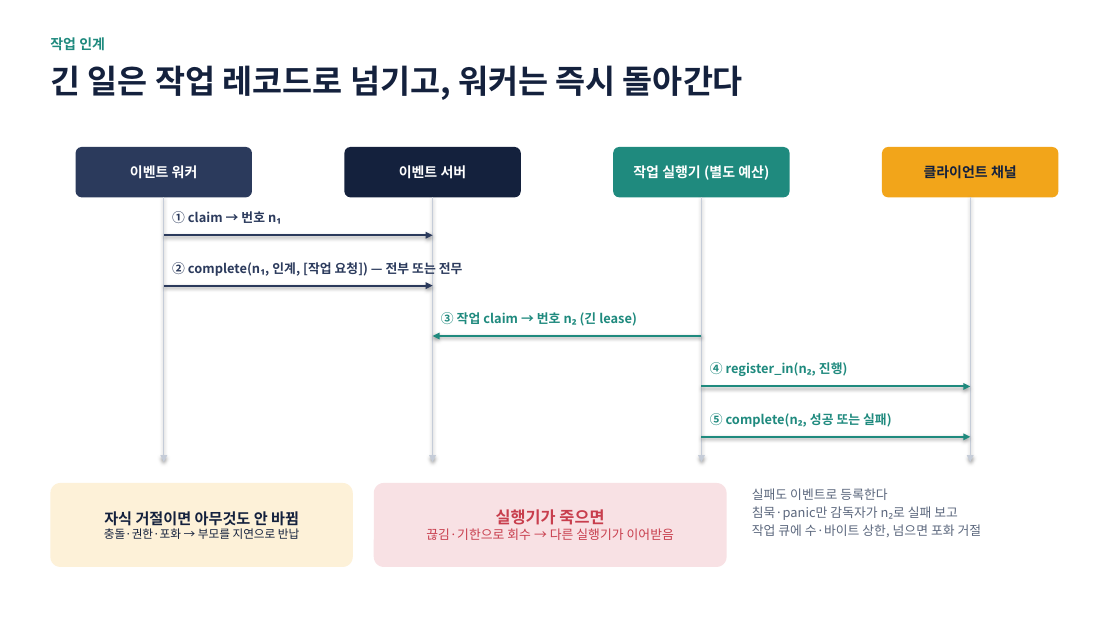
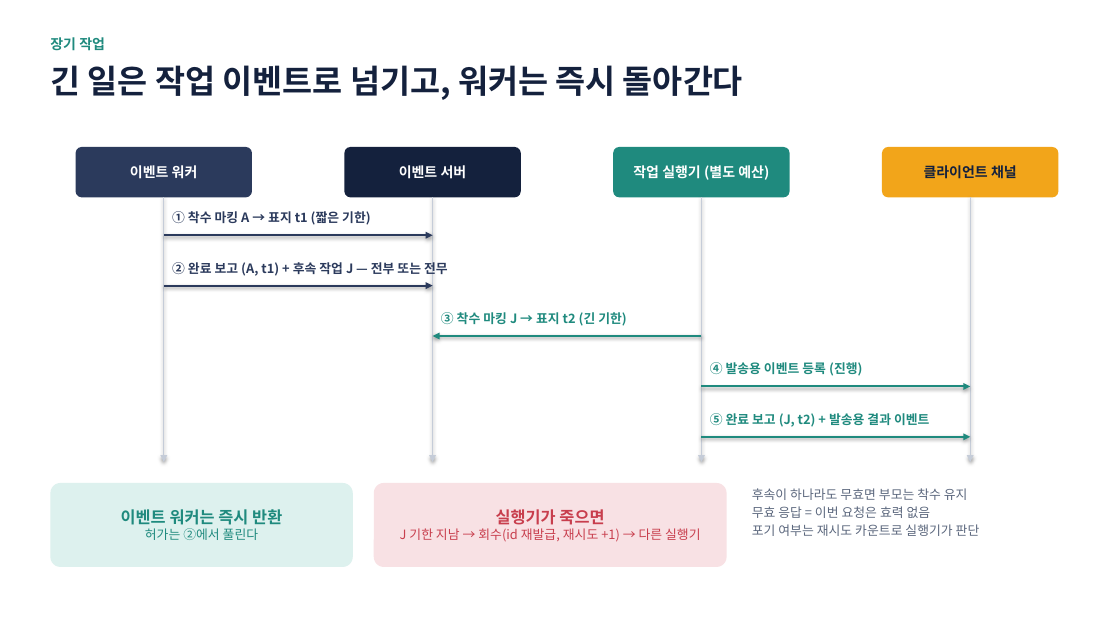
Before and after one commit to hikaMaeng/ruvent, a slide deck: slide 13 of docs/proposals/event-server-redesign.pptx. Drawn at 1120x630 pixels with LibreOffice and Linux fonts; fonts in the diff are those of the drawing. Boxes give left, top, right and bottom in pixels: in the first picture for what was removed or moved away, otherwise in the second. Text is boxed around its words. In the diff, an @@ line names an element or a change of style, - is before the commit and + after.

```diff
--- a/docs/proposals/event-server-redesign.pptx
+++ b/docs/proposals/event-server-redesign.pptx
@@ text at [50,37,105,51]: text changed @@
-작업 인계
+장기 작업
@@ text at [50,65,743,100]: text changed @@
-긴 일은 작업 레코드로 넘기고, 워커는 즉시 돌아간다
+긴 일은 작업 이벤트로 넘기고, 워커는 즉시 돌아간다
@@ text at [172,211,371,225]: text changed @@
-① claim → 번호 n₁
+① 착수 마킹 A → 표지 t1 (짧은 기한)
@@ text at [172,259,448,277]: text changed @@
-② complete(n₁, 인계, [작업 요청]) — 전부 또는 전무
+② 완료 보고 (A, t1) + 후속 작업 J — 전부 또는 전무
@@ text at [441,312,627,326]: text changed @@
-③ 작업 claim → 번호 n₂ (긴 lease)
+③ 착수 마킹 J → 표지 t2 (긴 기한)
@@ text at [710,362,862,376]: text changed @@
-④ register_in(n₂, 진행)
+④ 발송용 이벤트 등록 (진행)
@@ text at [710,413,929,427]: text changed @@
-⑤ complete(n₂, 성공 또는 실패)
+⑤ 완료 보고 (J, t2) + 발송용 결과 이벤트
@@ rounded rectangle "이벤트 워커는 즉시 반환" at [50,483,353,567]: fill #FDF1D8 to #DDF1EE @@
@@ text in rounded rectangle at [121,509,282,540]: text changed; size 10 to 14 pt; text colour #14213D to #1F8A7E; bold on @@
-자식 거절이면 아무것도 안 바뀜
-충돌·권한·포화 → 부모를 지연으로 반납
+이벤트 워커는 즉시 반환
+허가는 ②에서 풀린다
@@ text at [752,488,980,536]: text changed @@
-실패도 이벤트로 등록한다
-침묵·panic만 감독자가 n₂로 실패 보고
-작업 큐에 수·바이트 상한, 넘으면 포화 거절
+후속이 하나라도 무효면 부모는 착수 유지
+무효 응답 = 이번 요청은 효력 없음
+포기 여부는 재시도 카운트로 실행기가 판단
@@ text in rounded rectangle at [400,528,700,542]: text changed @@
-끊김·기한으로 회수 → 다른 실행기가 이어받음
+J 기한 지남 → 회수(id 재발급, 재시도 +1) → 다른 실행기
```
Also in this commit, not shown: 16 other slides changed, 6 slides added, 6 slides removed, 3 other files.
